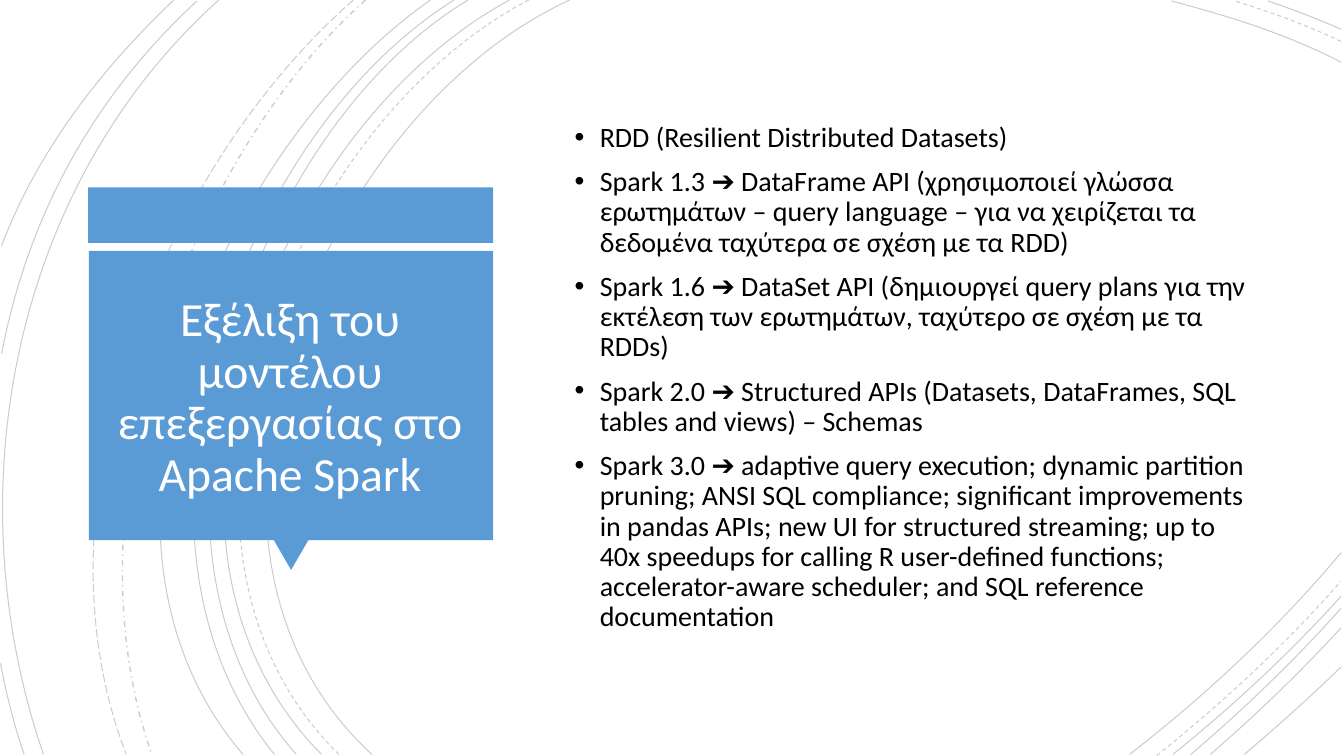
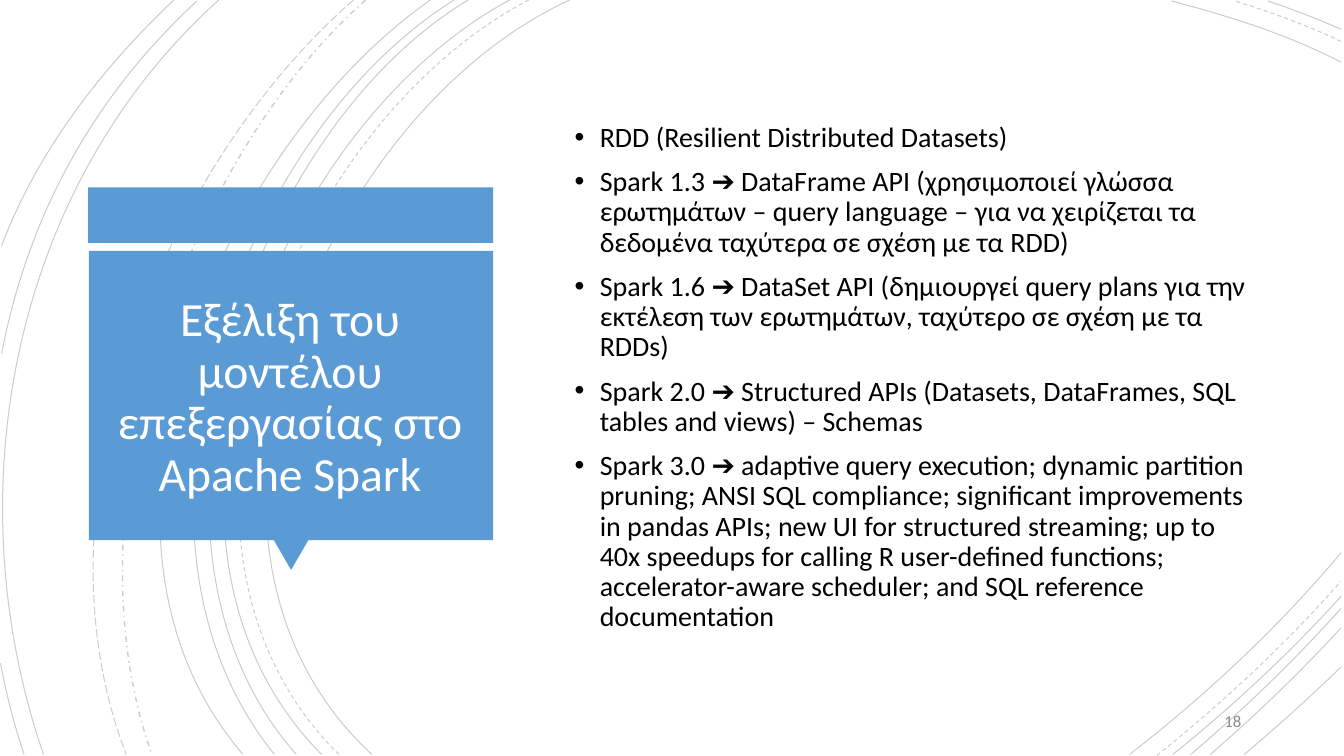
Before and after one commit to chgogos/big_data, a slide deck: slide 18 of 04. Apache Spark.pptx. Drawn at 1344x756 pixels with LibreOffice and Linux fonts; fonts in the diff are those of the drawing. Boxes give left, top, right and bottom in pixels: in the first picture for what was removed or moved away, otherwise in the second. Text is boxed around its words. In the diff, an @@ line names an element or a change of style, - is before the commit and + after.

Commit message:
spark

```diff
--- a/04. Apache Spark.pptx
+++ b/04. Apache Spark.pptx
@@ page number added at (1224,714,1241,732), 12 pt, text #8C8C8C @@
+18
```
Also in this commit, not shown: 4 other slides changed, 5 other files.
